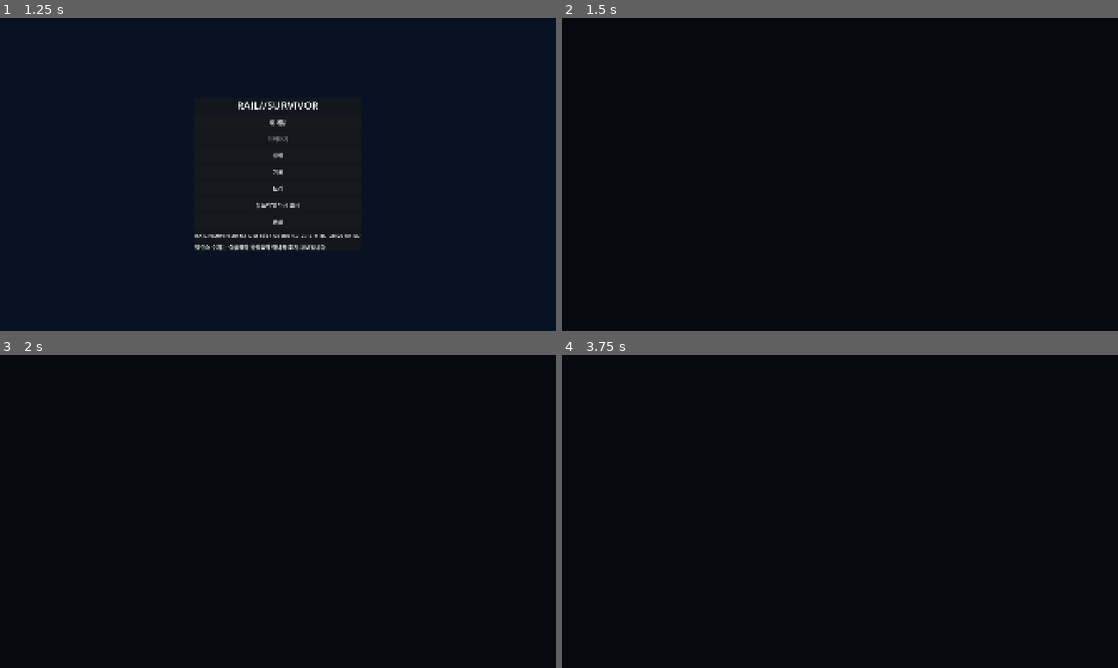
Above: before the commit, frames 1-4 (two rows, left to right).
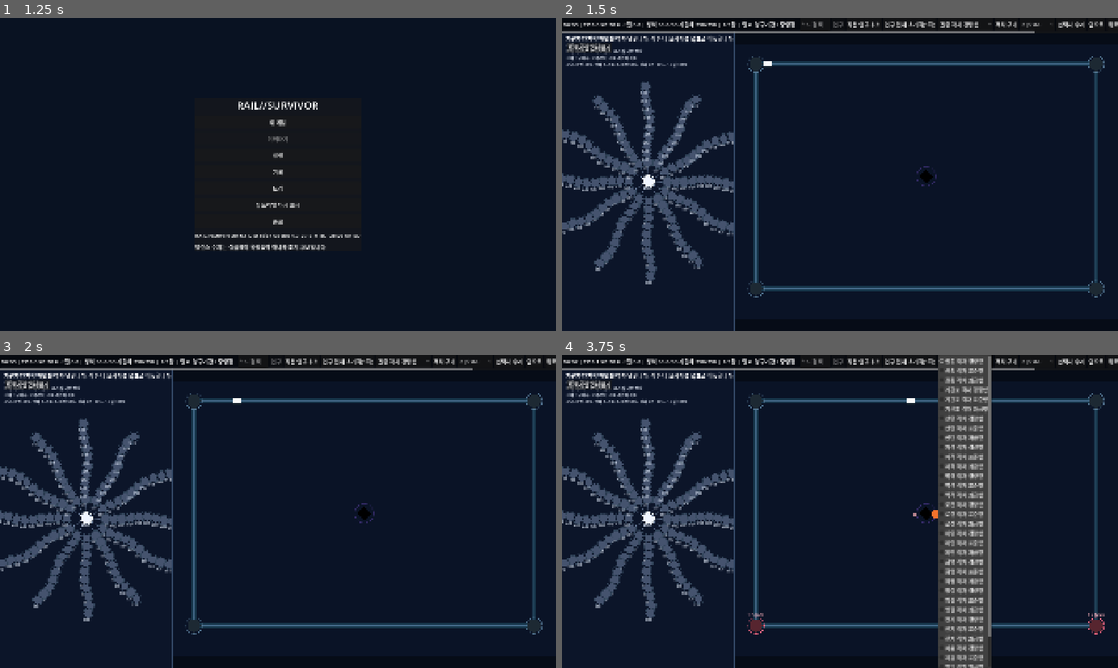
Above: after the commit, the same moments.

Repository: xcliming-svg/w52
Game: Godot game, scene res://main.tscn
Same seed, same stepped clock (60 frames per second), same inputs: the game is played once before the commit and once after it.
Inputs (mouse positions are in pixels of both pictures, inside the frame that each line leads up to):
- Up to frame 1 (1.25 s): click "시작" at 0.5 s
- Up to frame 2 (1.5 s): click "새 게임" at 1.25 s
- Up to frame 3 (2 s): no input
- Up to frame 4 (3.75 s): click (862, 361) at 2 s, where only the run after the commit has a clickable "직전 연구 취소"; click (912, 361) at 2.75 s, where only the run after the commit has a clickable "연구 전체 초기화(1회)"; click (962, 361) at 3.5 s, where only the run after the commit has a clickable "권총 객차 경량형"

Frame 1 is identical in both runs. In frame 2, 35% of the frame differs, in the area x 0-100%, y 1-100%; in frame 3, 35%; in frame 4, 44%, in the area x 0-100%, y 0-100%.
Error before the commit: Parse Error: Cannot infer the type of "pos" variable because the value doesn't have a set type. (res://scripts/battlefield.gd:59)

Commit message:
fix(tree): resolve Godot parser errors and fail CI on engine errors

Diff:
--- a/tree/src/scripts/battlefield.gd
+++ b/tree/src/scripts/battlefield.gd
@@ -56,7 +56,7 @@
 		draw_colored_polygon(_polygon(pos,5.0,3),tint)
 	for slot in session.train.cars.size():
 		var car: Dictionary = session.train.cars[slot]
-		var pos := session.train.position_for(slot)
+		var pos: Vector2 = session.train.position_for(slot)
 		var facing := RCoachFormation.visual_facing(session.train.distance,slot,RBalance.START_SPEED*float(session.tree.stats().speed))
 		var size_car := Vector2(30.0,20.0)
 		var col := RAccessibility.translate_color(Color(str(car.get("color","#f8f9fa"))),int(session.options.get("color_mode",0)),bool(session.options.get("high_contrast",false)))
--- a/tree/src/scripts/tree_milestones.gd
+++ b/tree/src/scripts/tree_milestones.gd
@@ -42,7 +42,7 @@
 	var car: Dictionary = train.cars[index]
 	var neighbours: Array[Dictionary] = []
 	for offset in [-1,1]:
-		var other := index+offset
+		var other: int = index + int(offset)
 		if other>=1 and other<train.cars.size():
 			neighbours.append(train.cars[other])
 	if tree.has_milestone("W",4):
--- a/tree/src/scripts/weapon_system.gd
+++ b/tree/src/scripts/weapon_system.gd
@@ -222,7 +222,7 @@
 
 func _support(train: RTrain, slot: int, car: Dictionary) -> void:
 	for offset in [-1, 1]:
-		var other := slot + offset
+		var other: int = slot + int(offset)
 		if other >= 0 and other < train.cars.size() and other != slot and str(train.cars[other].family) != "support":
 			train.cars[other].shield = minf(20.0, float(train.cars[other].get("shield",0.0)) + 4.0)
 			train.cars[other].cd = maxf(0.0, float(train.cars[other].cd) - 0.05)
